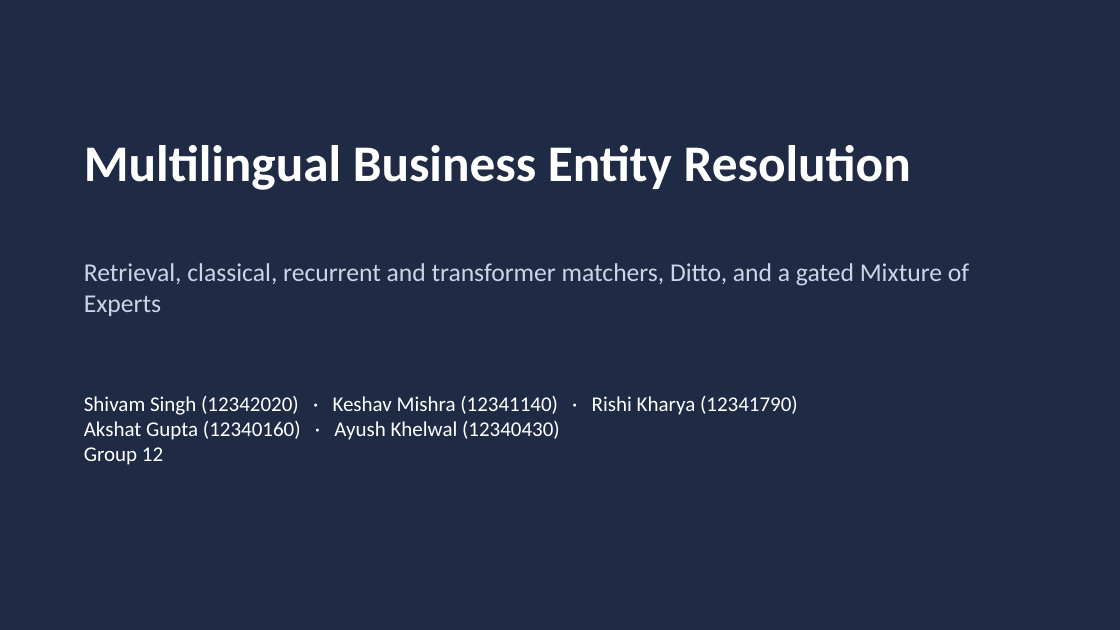
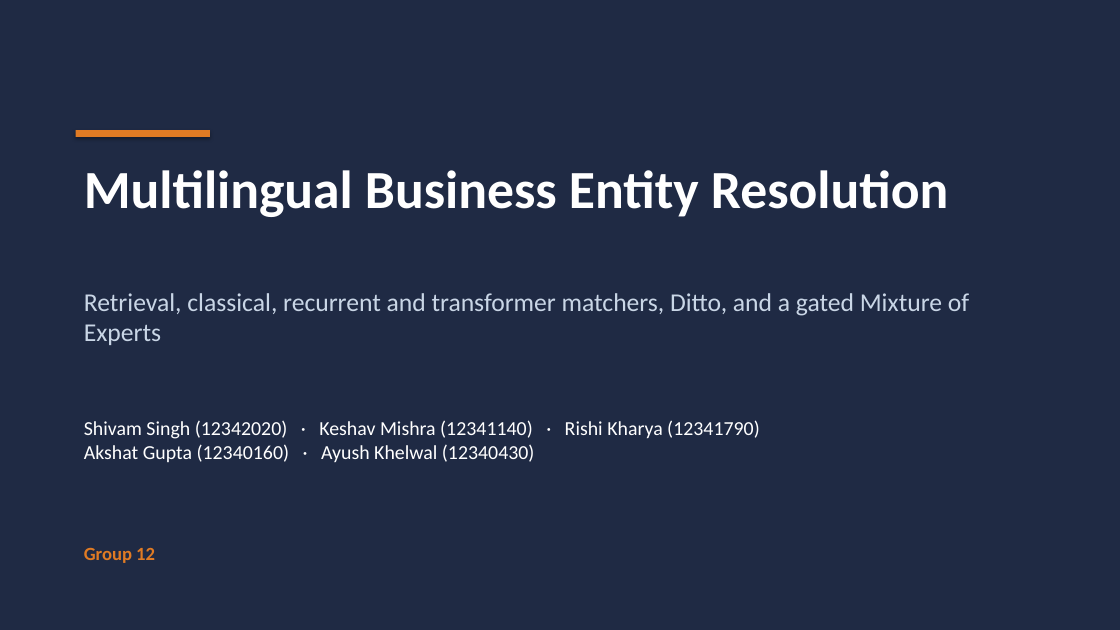
Before and after one commit to Sh3001/NLP_Proj_updated, a slide deck: slide 1 of report/NLP_Project_Group12_Presentation.pptx. Drawn at 1120x630 pixels with LibreOffice and Linux fonts; fonts in the diff are those of the drawing. Boxes give left, top, right and bottom in pixels: in the first picture for what was removed or moved away, otherwise in the second. Text is boxed around its words. In the diff, an @@ line names an element or a change of style, - is before the commit and + after.

```diff
--- a/report/NLP_Project_Group12_Presentation.pptx
+++ b/report/NLP_Project_Group12_Presentation.pptx
@@ rectangle added at [76, 130, 210, 137], fill #E07B24 @@
@@ text "Multilingual Business Entity Resolution": place and size @@
-text "Multilingual Business Entity Resolution" at [84, 145, 911, 190]
+text "Multilingual Business Entity Resolution" at [84, 170, 949, 217]
@@ text "Multilingual Business Entity Resolution" at [84, 170, 949, 217]: size 44 to 46 pt @@
@@ text "Retrieval, classical, recurrent and transformer ...": place and size @@
-text "Retrieval, classical, recurrent and transformer ..." at [84, 263, 969, 316]
+text "Retrieval, classical, recurrent and transformer ..." at [84, 293, 969, 345]
@@ text at [84, 420, 760, 462]: text changed; size 18 to 17 pt @@
-Shivam Singh (12342020) · Keshav Mishra (12341140) · Rishi Kharya (12341790)
-Akshat Gupta (12340160) · Ayush Khelwal (12340430)
-Group 12
+Shivam Singh (12342020) · Keshav Mishra (12341140) · Rishi Kharya (12341790)
+Akshat Gupta (12340160) · Ayush Khelwal (12340430)
@@ text added at [84, 548, 155, 563], 16 pt, text #E07B24, bold @@
+Group 12
```
Also in this commit, not shown: 9 other slides changed.
